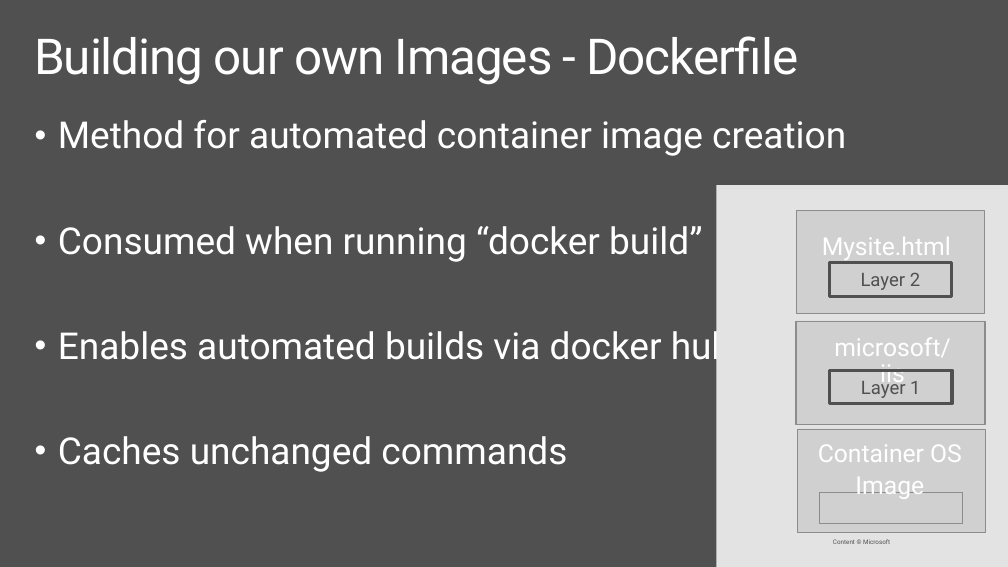
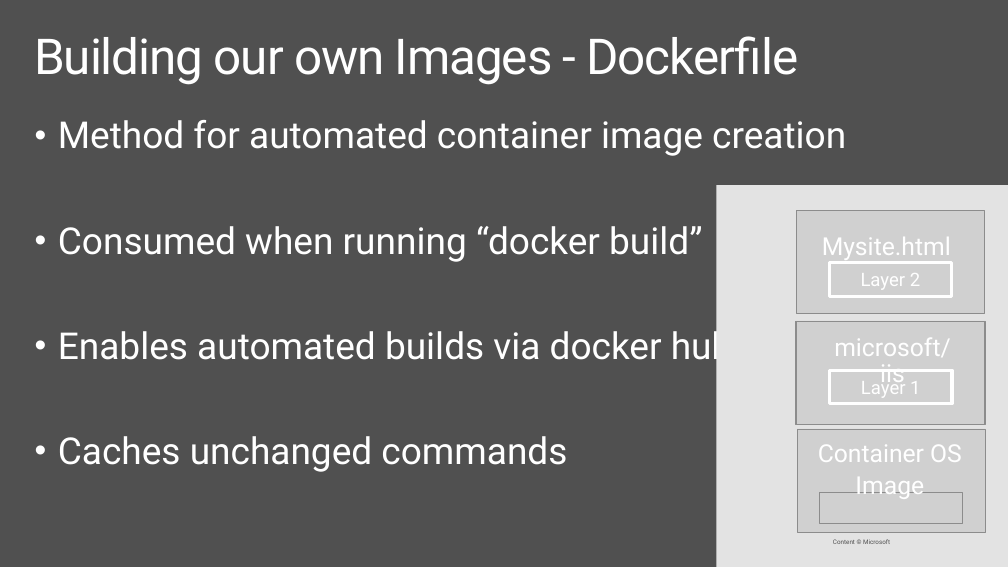
Before and after one commit to brentstineman/PersonalStuff, a slide deck: slide 20 of Presentations/ContainersForWindowsDevs.pptx (slide 21 before the commit). Drawn at 1008x567 pixels with LibreOffice and Linux fonts; fonts in the diff are those of the drawing; grey boxes stand for pictures. Boxes give left, top, right and bottom in pixels: in the first picture for what was removed or moved away, otherwise in the second. Text is boxed around its words. In the diff, an @@ line names an element or a change of style, - is before the commit and + after.

```diff
--- a/Presentations/ContainersForWindowsDevs.pptx
+++ b/Presentations/ContainersForWindowsDevs.pptx
@@ rectangle "Layer 2" at (x1=829, y1=262, x2=952, y2=296): text colour #505050 to #FFFFFF; outline #505050 3 pt to #FFFFFF 3 pt @@
@@ rectangle "Layer 1" at (x1=829, y1=370, x2=952, y2=403): text colour #505050 to #FFFFFF; outline #505050 3 pt to #FFFFFF 3 pt @@
```
Also in this commit, not shown: 12 other slides changed, 1 slide added, 1 slide removed, 1 other file.
